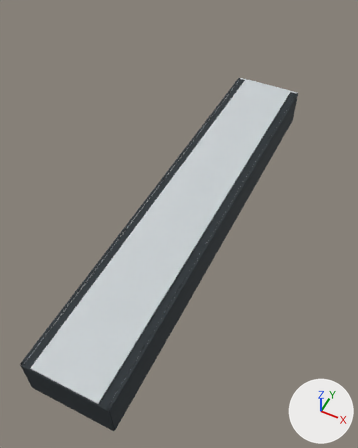
A saved change to the Blender file museum/scene/memory-gallery.blend.
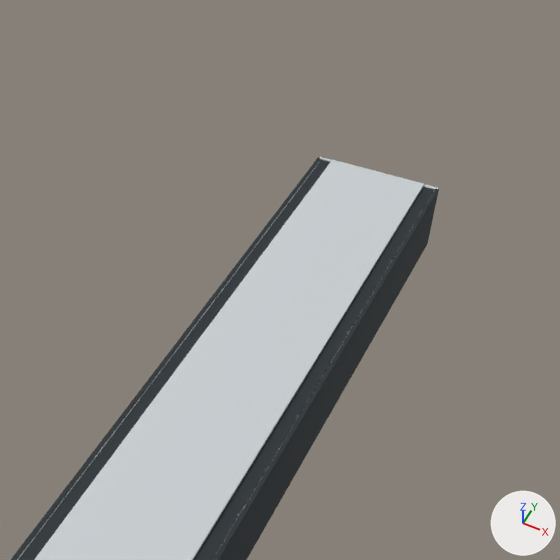
There are two pictures of each version: one whole from a 50 mm lens placed at (17.1, -14.8, 46.2), pointed at (-2.7, 24.7, -3.2), one close up on the part from 23% to 100% of the width and 0% to 62% of the height. The lights are fixed; the arrows at lower right show +X, +Y and +Z. The last two pictures show the newer version.

Names of what the first close-up shows: 'Ceiling perimeter shadow', 'Ceiling perimeter shadow.001', 'End wall', 'Suspended ceiling', 'Wall backing', 'Wall backing.001' and 3 more.
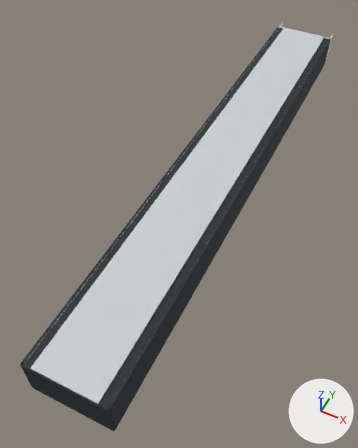
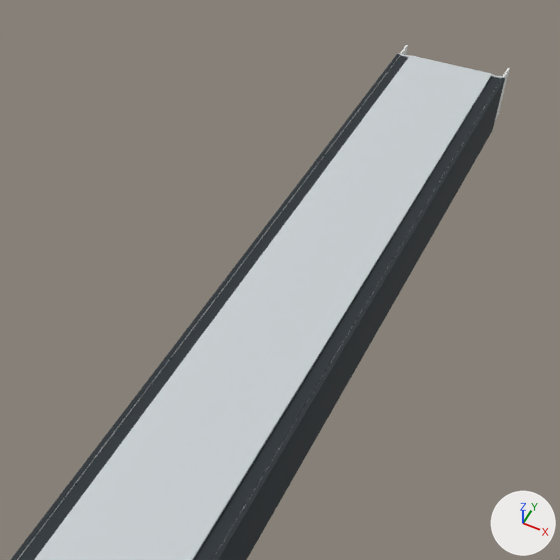
Where the newer file only moved an object's origin or applied its transform, the numbers keep the older frame.

Where the change shows, as pixel boxes (x1, y1, x2, y2) in the close-ups (560 x 560 px):
'Suspended ceiling', moved, rescaled
    before: (34, 160, 424, 560)
    after: (34, 55, 492, 560)
'Wall backing.001', moved, rescaled
    before: (213, 188, 439, 560)
    after: (213, 77, 505, 560)
'Ceiling perimeter shadow.001', moved, rescaled
    before: (193, 187, 434, 560)
    after: (193, 77, 501, 560)
'Ceiling perimeter shadow', moved, rescaled
    before: (18, 160, 330, 560)
    after: (18, 56, 408, 560)
'Wall backing', moved, rescaled
    before: (11, 157, 321, 560)
    after: (11, 54, 400, 560)
'Mineral wall panel.035', added
    after: (495, 68, 510, 120)
'End wall', moved
    before: (319, 157, 438, 190)
    after: (398, 53, 505, 79)
'Mineral wall panel.017', moved (not visible before)
    after: (392, 45, 408, 66)
'Mineral wall panel.014', moved (not visible before)
    after: (341, 110, 359, 133)
'Mineral wall panel.015', moved (not visible before)
    after: (360, 87, 376, 108)

The change, as a diff of the scene's bpy script:
```diff
--- a/museum/scene/memory-gallery.blend.py
+++ b/museum/scene/memory-gallery.blend.py
@@ me_cube_004 @@
-me_cube_004.from_pydata(...)  # 8 vertices, 6 faces; spans x -0.1..0.1, y -26.0..26.0, z -2.4..2.4
+me_cube_004.from_pydata(...)  # 8 vertices, 6 faces; spans x -0.1..0.1, y -26.0..44.0, z -2.4..2.4
+# me_cube_004 part 1: the whole mesh is scaled about its middle by (1, 1.35, 1), then moved by (0.0, 9.0, 0.0)
 me_cube_004.materials.append(mat_shadow_recess)
@@ me_cube_020 @@
-me_cube_020.from_pydata(...)  # 96 vertices, 98 faces; spans x -0.5..0.5, y -26.0..26.0, z -0.1..0.1
+me_cube_020.from_pydata(...)  # 96 vertices, 98 faces; spans x -0.5..0.5, y -26.0..44.0, z -0.1..0.1
+# me_cube_020 part 2: the whole mesh is scaled about its middle by (1, 1.35, 1), then moved by (0.0, 9.0, 0.0)
 me_cube_020.materials.append(mat_shadow_recess)
@@ me_cube_024 @@
-me_cube_024.from_pydata(...)  # 8 vertices, 6 faces; spans x -0.1..0.1, y -26.0..26.0, z -2.4..2.4
+me_cube_024.from_pydata(...)  # 8 vertices, 6 faces; spans x -0.1..0.1, y -26.0..44.0, z -2.4..2.4
+# me_cube_024 part 3: the whole mesh is scaled about its middle by (1, 1.35, 1), then moved by (0.0, 9.0, 0.0)
 me_cube_024.materials.append(mat_shadow_recess)
@@ me_cube_040 @@
-me_cube_040.from_pydata(...)  # 96 vertices, 98 faces; spans x -0.5..0.5, y -26.0..26.0, z -0.1..0.1
+me_cube_040.from_pydata(...)  # 96 vertices, 98 faces; spans x -0.5..0.5, y -26.0..44.0, z -0.1..0.1
+# me_cube_040 part 4: the whole mesh is scaled about its middle by (1, 1.35, 1), then moved by (0.0, 9.0, 0.0)
 me_cube_040.materials.append(mat_shadow_recess)
@@ me_cube_044 @@
-me_cube_044.from_pydata(...)  # 96 vertices, 98 faces; spans x -3.5..3.5, y -26.0..26.0, z -0.1..0.1
+me_cube_044.from_pydata(...)  # 96 vertices, 98 faces; spans x -3.5..3.5, y -26.0..44.0, z -0.1..0.1
+# me_cube_044 part 5: the whole mesh is scaled about its middle by (1, 1.35, 1), then moved by (0.0, 9.0, 0.0)
 me_cube_044.materials.append(mat_porcelain___satin_mineral)
@@ ob_end_wall @@
 ob_end_wall = bpy.data.objects.new('End wall', me_cube_002)
-ob_end_wall.location = (0.0, 49.0, 2.4)
+ob_end_wall.location = (0.0, 67.0, 2.4)
@@ ob_mineral_wall_panel_014 @@
 ob_mineral_wall_panel_014 = bpy.data.objects.new('Mineral wall panel.014', me_cube_028)
-ob_mineral_wall_panel_014.location = (4.47, 3.0, 2.58)
+ob_mineral_wall_panel_014.location = (-4.47, 55.0, 2.58)
@@ ob_mineral_wall_panel_015 @@
 ob_mineral_wall_panel_015 = bpy.data.objects.new('Mineral wall panel.015', me_cube_029)
-ob_mineral_wall_panel_015.location = (4.47, 7.0, 2.58)
+ob_mineral_wall_panel_015.location = (-4.47, 59.0, 2.58)
@@ ob_mineral_wall_panel_017 @@
 ob_mineral_wall_panel_017 = bpy.data.objects.new('Mineral wall panel.017', me_cube_031)
-ob_mineral_wall_panel_017.location = (4.47, 15.0, 2.58)
+ob_mineral_wall_panel_017.location = (-4.47, 67.0, 2.58)
@@ ob_mineral_wall_panel_035 @@
+ob_mineral_wall_panel_035 = bpy.data.objects.new('Mineral wall panel.035', me_cube_049_1)  # 96 vertices, 98 faces; spans x -0.08..0.08, y -1.98..1.98, z -2.14..2.14
+ob_mineral_wall_panel_035.location = (4.47, 67.0, 2.58)
```
